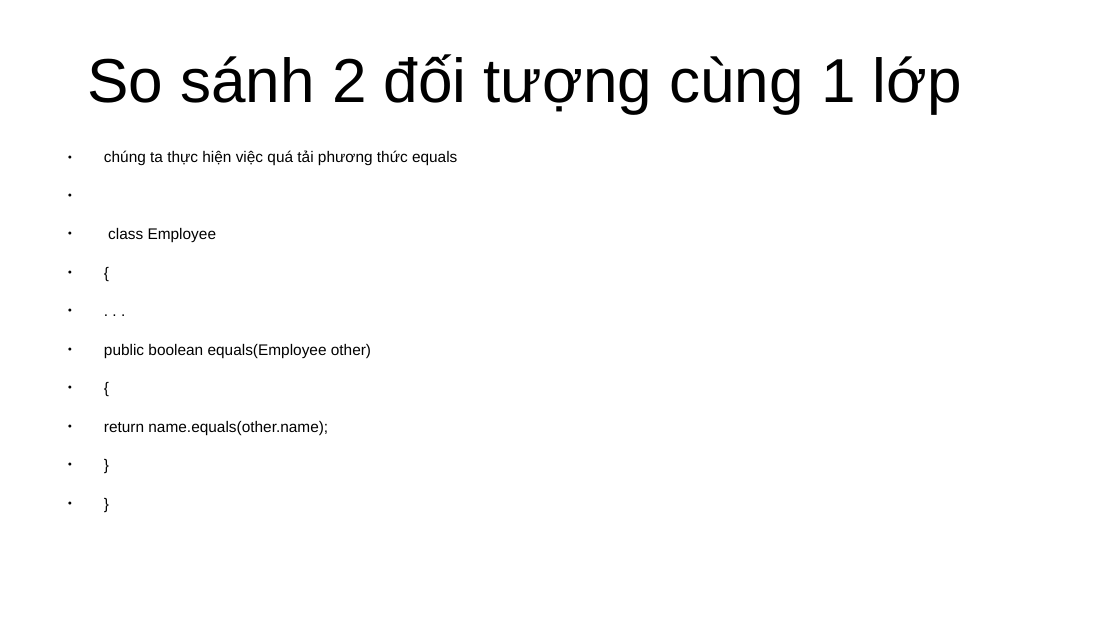
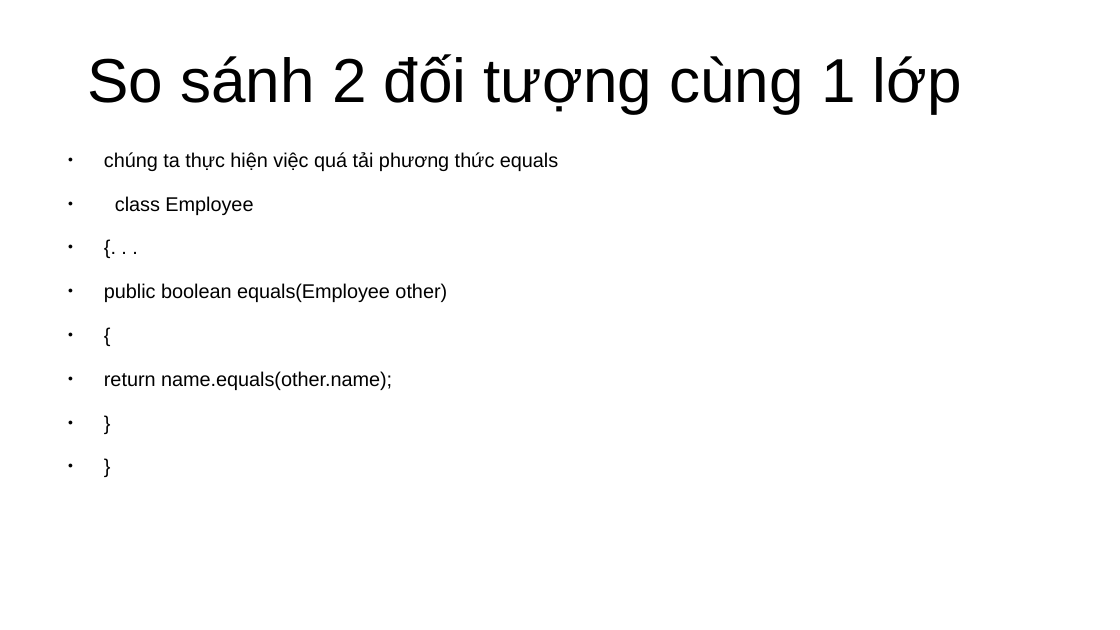
Before and after one commit to hoanglong1712/Java-Tieng-Viet, a slide deck: slide 5 of 5.pptx (slide 4 before the commit). Drawn at 1120x630 pixels with LibreOffice and Linux fonts; fonts in the diff are those of the drawing. Boxes give left, top, right and bottom in pixels: in the first picture for what was removed or moved away, otherwise in the second. Text is boxed around its words. In the diff, an @@ line names an element or a change of style, - is before the commit and + after.

```diff
--- a/5.pptx
+++ b/5.pptx
@@ text at (104,152,558,390): text changed; size 10.9 to 14.1 pt @@
-● {
-● . . .
+● {. . .
@@ text at (104,152,558,390): size 10.9 to 14.1 pt @@
```
Also in this commit, not shown: 2 other slides changed, 1 slide added, 33 other files.
